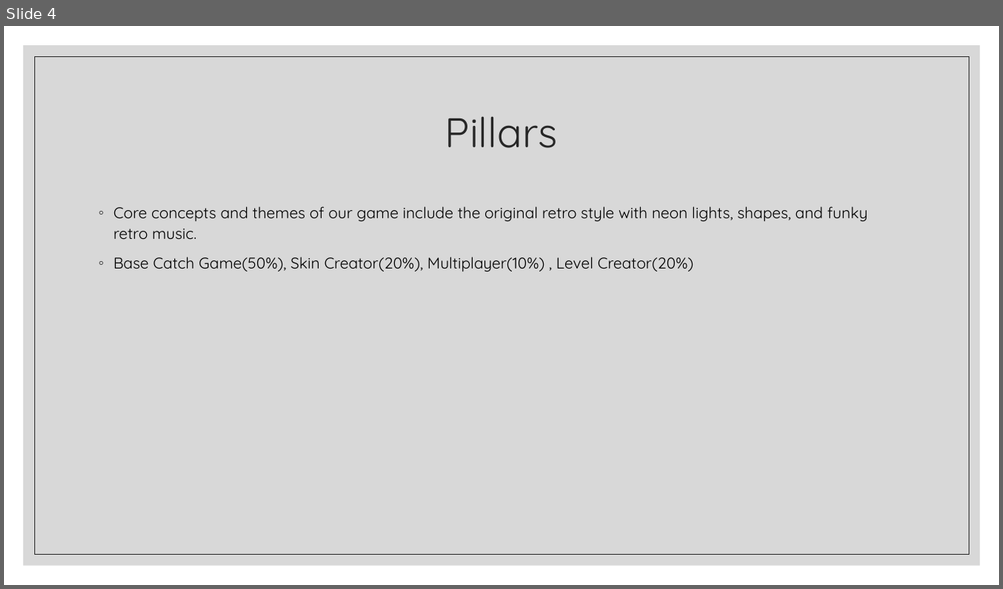
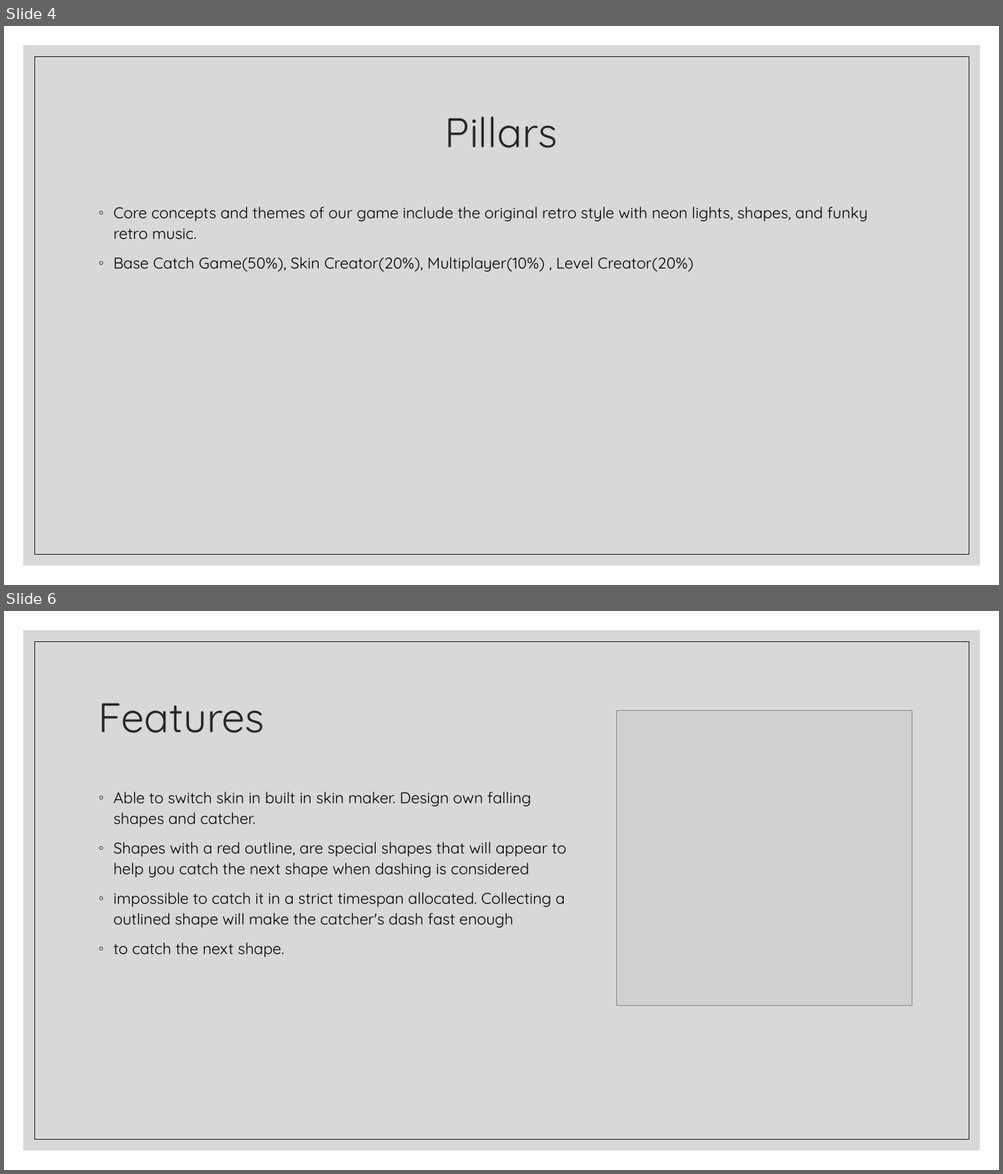
Before and after one commit to PeterLowe/concept3-richie-davis, a slide deck: Catch Maker.pptx. Shown one above the other, each under a label of ours: slide 4 before the commit, slides 4 and 6 after it; the slides between them are not shown. The pictures are 1003x589 and 1003x1174 pixels, drawn with LibreOffice and Linux fonts; fonts in the diff are those of the drawing; grey boxes stand for pictures. Boxes give left, top, right and bottom in pixels: in the first picture for what was removed or moved away, otherwise in the second. Text is boxed around its words. In the diff, an @@ line names an element or a change of style, - is before the commit and + after.

```diff
--- a/Catch Maker.pptx
+++ b/Catch Maker.pptx
@@ slide 6 added at (4,611,999,1170), background #FFFFFF; not listed: 2 template elements that a slide beside it also shows @@
@@ title added at (99,703,264,733), 40 pt, text #262626 @@
+Features
@@ picture added at (617,711,912,1006) @@
@@ text added at (114,792,566,957), 15 pt, text #000000 @@
+◦ Able to switch skin in built in skin maker. Design own falling shapes and catcher.
+◦ Shapes with a red outline, are special shapes that will appear to help you catch the next shape when dashing is considered
+◦ impossible to catch it in a strict timespan allocated. Collecting a outlined shape will make the catcher's dash fast enough
+◦ to catch the next shape.
```
Also in this commit, not shown: 2 other slides added.
